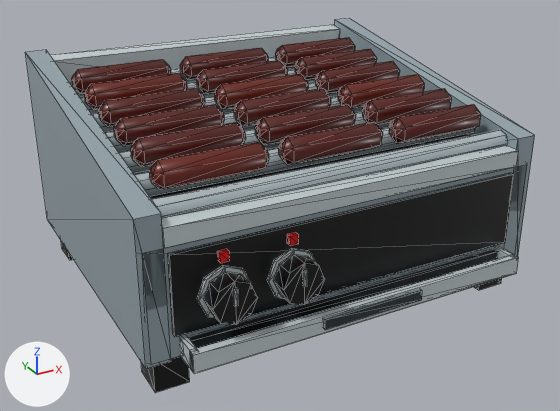
One commit to the FBX model art/equipment/HotDogRoller/HotDogRoller.fbx: the scene before it, then after it.
Rendered twice from a 50 mm lens placed at (-0.346, -0.641, 0.391), pointed at (-0.004, -0.019, 0.08). Arrows for +X, +Y and +Z are at lower left; the lights stay in place. The first picture is the older version. Mesh edges are drawn as thin lines. Objects named as collision shapes, trigger or cutter boxes, shadow casters or lower levels of detail are left out. Where no turn or scale is listed for an object, it has been applied to the vertices.

Names of what the first picture shows: 'HotDogRoller_Body'.
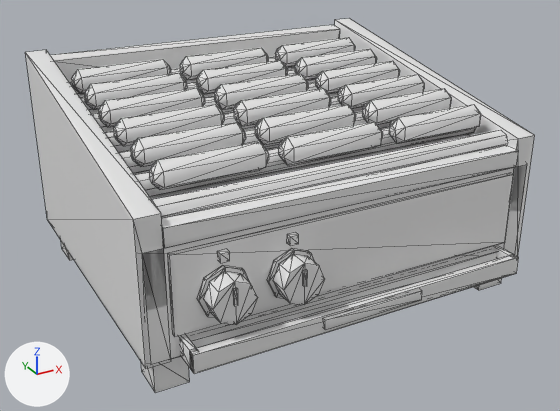
Location of each change, [x1, y1, x2, y2] in pixels of the pictures (560 x 411 px):
'HotDogRoller_Body', recoloured, shading changed (lighter)
    both: [25, 18, 535, 393]

Edits to the bpy script that builds the scene:
```text
Add img_t_hotdogroller_n_png:
    img_t_hotdogroller_n_png = load_image('T_HotDogRoller_N.png', 'T_HotDogRoller_N.png', 512, 512, 'Non-Color')
Add mat_hotdogroller_gamelook:
    mat_hotdogroller_gamelook = bpy.data.materials.new('HotDogRoller_GameLook')
    mat_hotdogroller_gamelook.use_nodes = True; mat_hotdogroller_gamelook.node_tree.nodes.clear()
    _N = mat_hotdogroller_gamelook.node_tree.nodes; _L = mat_hotdogroller_gamelook.node_tree.links
    n0 = _N.new('ShaderNodeBsdfPrincipled'); n0.name = 'Principled BSDF'
    n1 = _N.new('ShaderNodeOutputMaterial'); n1.name = 'Material Output'
    n2 = _N.new('ShaderNodeTexImage'); n2.name = 'Image Texture'
    n2.image = img_t_hotdogroller_n_png
    n3 = _N.new('ShaderNodeNormalMap'); n3.name = 'Normal Map'
    _L.new(n2.outputs[0], n3.inputs[1])  # 'Color' to 'Color'
    _L.new(n3.outputs[0], n0.inputs[5])  # 'Normal' to 'Normal'
    _L.new(n0.outputs[0], n1.inputs[0])  # 'BSDF' to 'Surface'
Change me_hotdogroller_body_mesh_005:
    where me_hotdogroller_body_mesh_005.from_pydata(...)  # 800 vertices, 1396 faces; spans x -0.195..0.195, y -0.18..0.168, z 0.0..0.218
    used by ob_hotdogroller_body; location = (0.0, 0.0, 0.0)
    remove me_hotdogroller_body_mesh_005.materials.append(mat_m_hotdogroller)  # picture img_t_hotdogroller_basecolor_png
    me_hotdogroller_body_mesh_005 part 1: edges marked sharp go from 692 to 428
    add me_hotdogroller_body_mesh_005.materials.append(mat_hotdogroller_gamelook)
```
